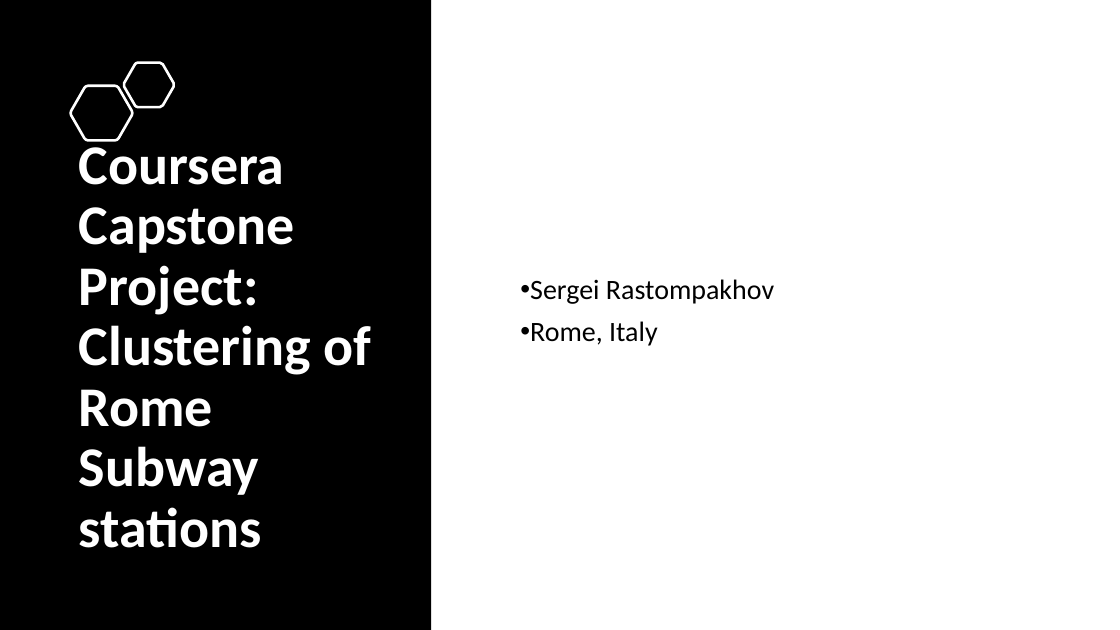
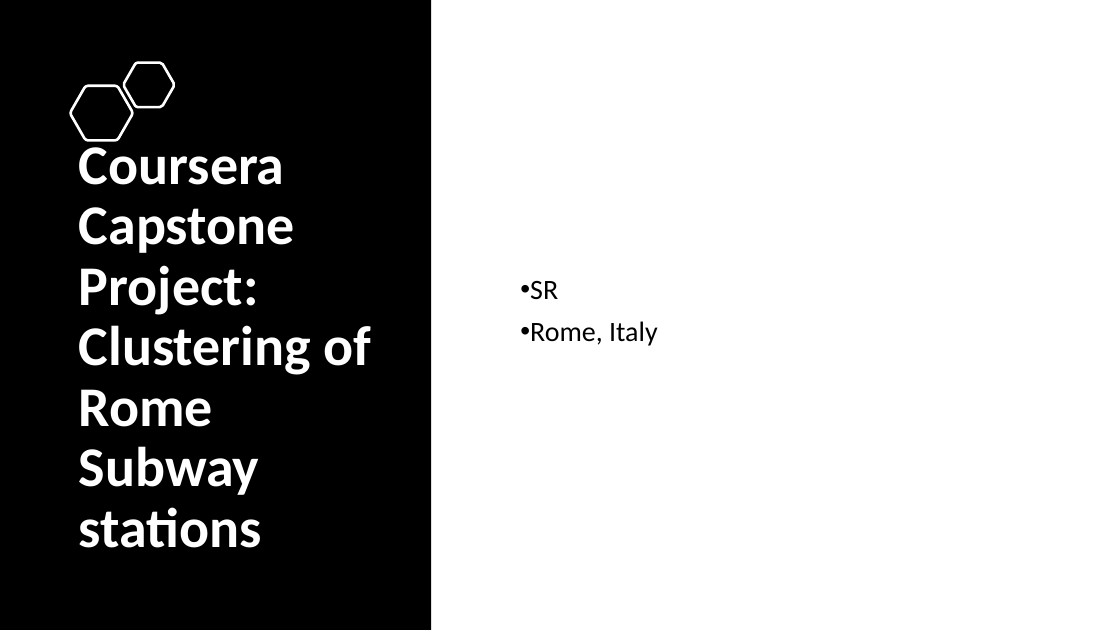
Before and after one commit to riccione/Coursera_Capstone, a slide deck: slide 1 of Capstone_final.pptx. Drawn at 1120x630 pixels with LibreOffice and Linux fonts; fonts in the diff are those of the drawing. Boxes give left, top, right and bottom in pixels: in the first picture for what was removed or moved away, otherwise in the second. Text is boxed around its words. In the diff, an @@ line names an element or a change of style, - is before the commit and + after.

```diff
--- a/Capstone_final.pptx
+++ b/Capstone_final.pptx
@@ subtitle at [530,281,558,299]: text changed @@
-• Sergei Rastompakhov
+• SR
```
Also in this commit, not shown: 1 other file.
